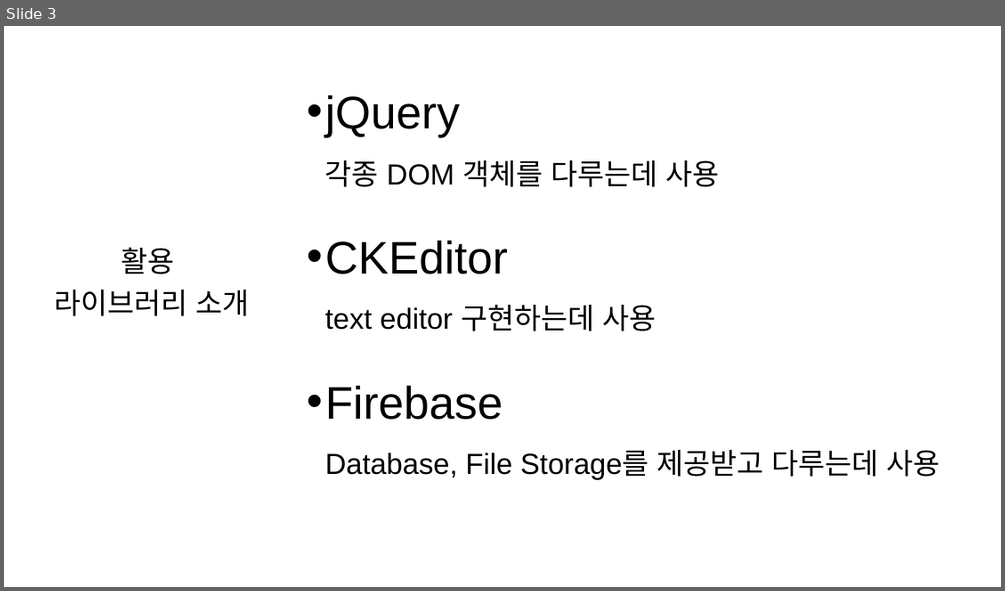
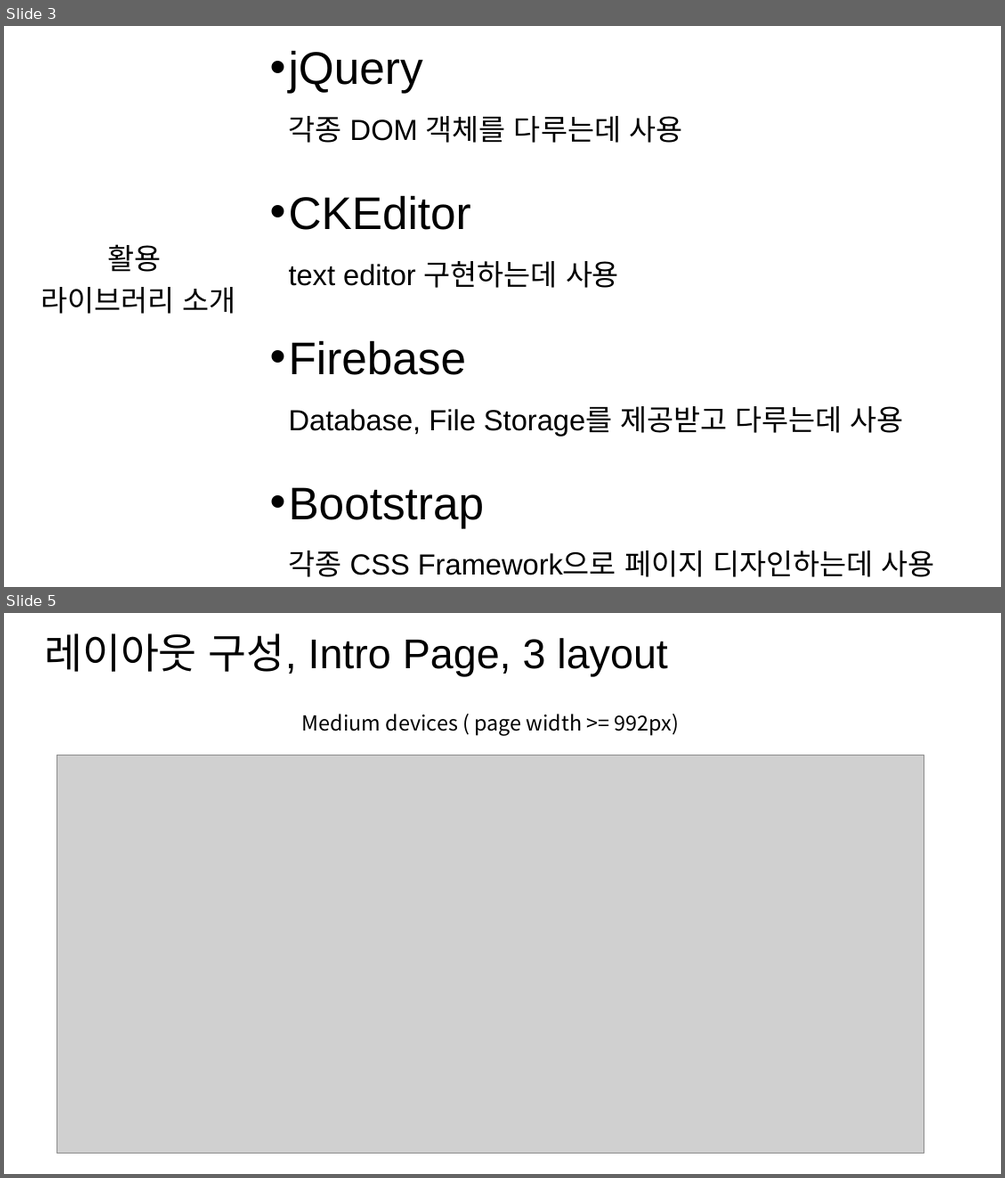
Before and after one commit to naem1023/PROJECT_webProgramming, a slide deck: project_doc_201611263_박성호.pptx. Shown one above the other, each under a label of ours: slide 3 before the commit, slides 3 and 5 after it; the slides between them are not shown. The pictures are 1005x591 and 1005x1178 pixels, drawn with LibreOffice and Linux fonts; fonts in the diff are those of the drawing; grey boxes stand for pictures. Boxes give left, top, right and bottom in pixels: in the first picture for what was removed or moved away, otherwise in the second. Text is boxed around its words. In the diff, an @@ line names an element or a change of style, - is before the commit and + after.

```diff
--- a/project_doc_201611263_박성호.pptx
+++ b/project_doc_201611263_박성호.pptx
@@ slide 5 added at box(4, 613, 1001, 1174), background #FFFFFF @@
@@ text added at box(44, 633, 667, 676), 40 pt, text #000000 @@
+레이아웃 구성, Intro Page, 3 layout
@@ text added at box(302, 714, 679, 736), 20 pt, text #000000 @@
+Medium devices ( page width >= 992px)
@@ picture added at box(57, 755, 924, 1153) @@
@@ slide 3 changed as well @@
@@ text "jQuery 각종 DOM 객체를 다루는데 ...": place and size @@
-text "jQuery 각종 DOM 객체를 다루는데 ..." at box(325, 95, 940, 479)
+text "jQuery 각종 DOM 객체를 다루는데 ..." at box(289, 50, 934, 577)
@@ text "활용": place and size @@
-text "활용" at box(54, 247, 249, 316)
+text "활용" at box(40, 244, 236, 313)
@@ text at box(289, 487, 934, 577): paragraph added @@
+• Bootstrap
+  각종 CSS Framework으로 페이지 디자인하는데 사용
```
Also in this commit, not shown: 2 other slides changed, 3 other slides added, 4 other files.
